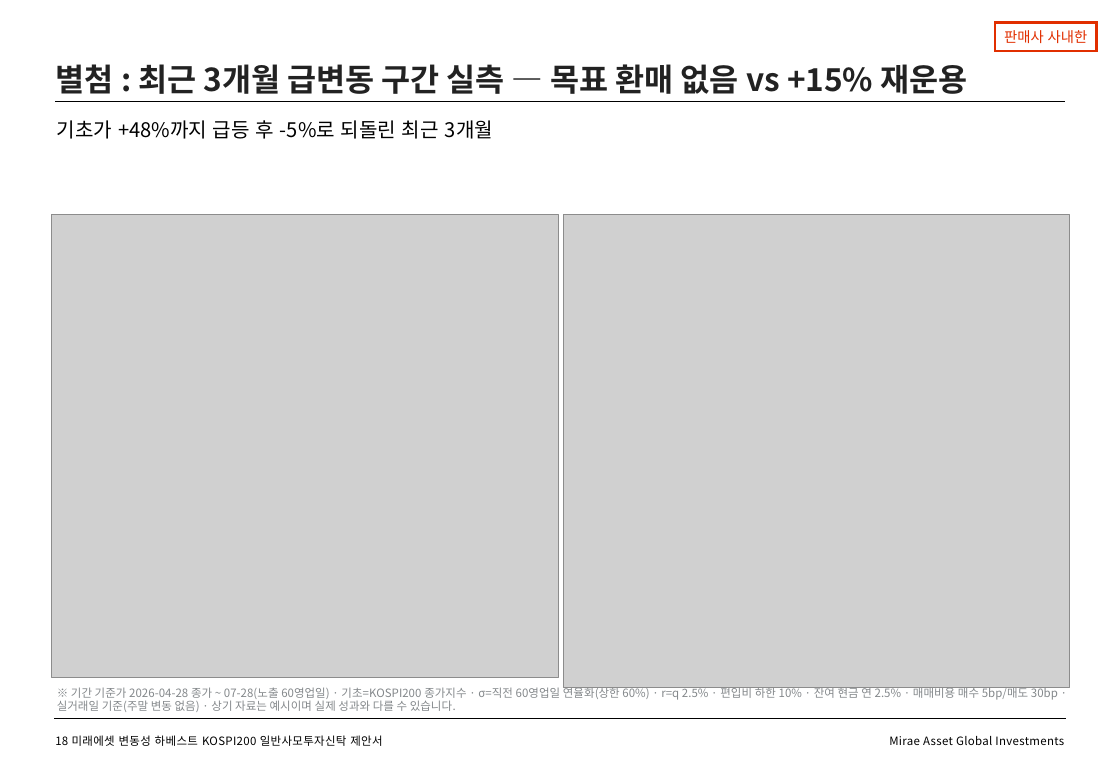
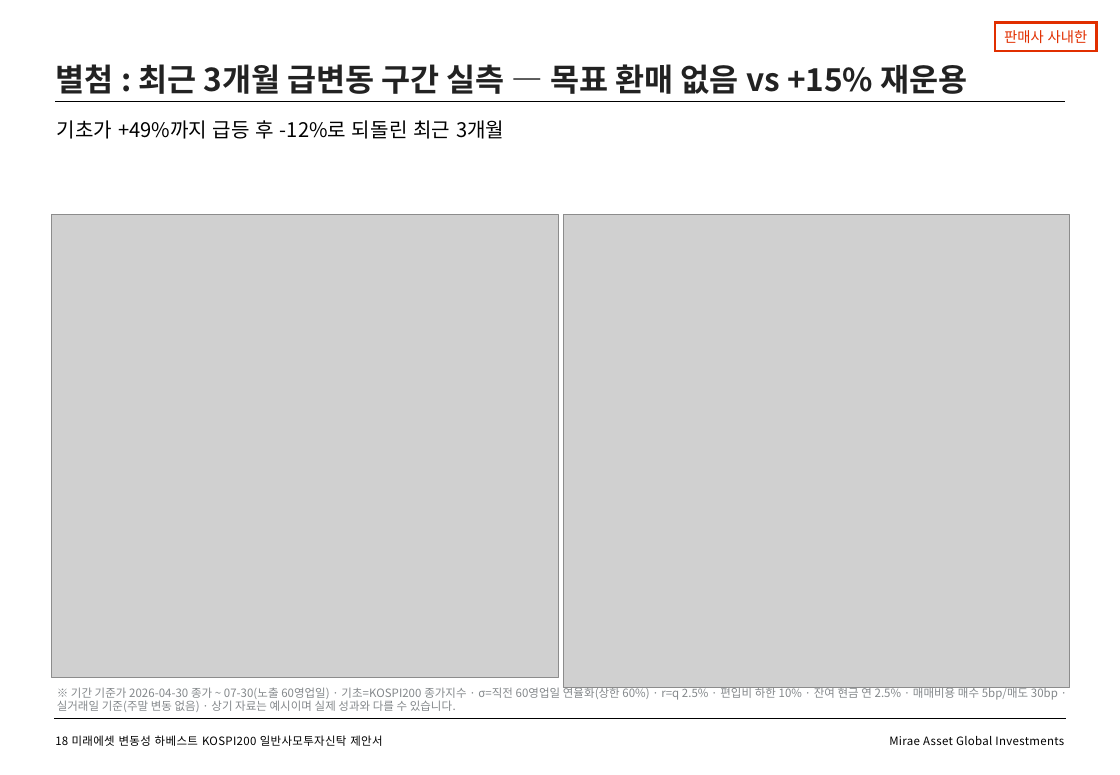
Before and after one commit to gamer383-bit/Volatility-Fund, a slide deck: slide 19 of 제안서/변동성하베스트_K200_제안서_v2_20260728.pptx. Drawn at 1120x775 pixels with LibreOffice and Linux fonts; fonts in the diff are those of the drawing; grey boxes stand for pictures. Boxes give left, top, right and bottom in pixels: in the first picture for what was removed or moved away, otherwise in the second. Text is boxed around its words. In the diff, an @@ line names an element or a change of style, - is before the commit and + after.

```diff
--- a/제안서/변동성하베스트_K200_제안서_v2_20260728.pptx
+++ b/제안서/변동성하베스트_K200_제안서_v2_20260728.pptx
@@ text at [57,120,504,139]: text changed @@
-기초가 +48%까지 급등 후 -5%로 되돌린 최근 3개월
+기초가 +49%까지 급등 후 -12%로 되돌린 최근 3개월
@@ text at [57,685,1058,712]: text changed @@
-※ 기간 기준가 2026-04-28 종가 ~ 07-28(노출 60영업일) · 기초=KOSPI200 종가지수 · σ=직전 60영업일 연율화(상한 60%) · r=q 2.5% · 편입비 하한 10% · 잔여 현금 연 2.5% · 매매비용 매수 5bp/매도 30bp · 실거래일 기준(주말 변동 없음) · 상기 자료는 예시이며 실제 성과와 다를 수 있습니다.
+※ 기간 기준가 2026-04-30 종가 ~ 07-30(노출 60영업일) · 기초=KOSPI200 종가지수 · σ=직전 60영업일 연율화(상한 60%) · r=q 2.5% · 편입비 하한 10% · 잔여 현금 연 2.5% · 매매비용 매수 5bp/매도 30bp · 실거래일 기준(주말 변동 없음) · 상기 자료는 예시이며 실제 성과와 다를 수 있습니다.
```
Also in this commit, not shown: 18 other files.
